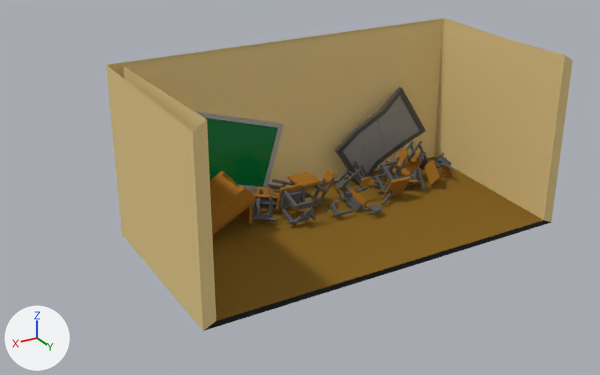
Renders of the FBX model Assets/Resources/Models/school1.FBX from each side of a commit.
Rendered twice from a camera (50 mm lens) standing at (28.0, 41.3, 18.5) and looking at (3.4, 0.3, -2.1). The lights are fixed; the arrows at lower left show +X, +Y and +Z. Where no turn or scale is listed for an object, it has been applied to the vertices. Vertices at the same position are counted once.
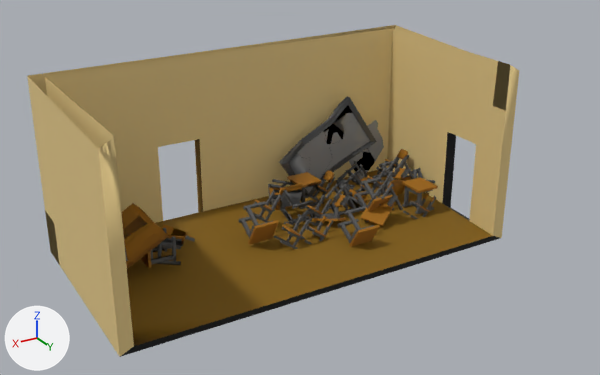
Pixel boxes [x1, y1, x2, y2] of what changed, in the pictures (600 x 375 px; the box of a moved part takes in the faces that stretch with it):
'Box001', reshaped (6% taller): before [106, 18, 573, 331]; after [27, 25, 519, 357]
part 1 of me_mesh, moved or reshaped: before [254, 186, 279, 222]; after [155, 224, 195, 265]
part 2 of me_mesh, moved or reshaped: before [194, 111, 283, 190]; after [124, 243, 128, 261]
part 3 of me_mesh, moved or reshaped: before [210, 171, 256, 235]; after [121, 203, 168, 269]
part 4 of me_mesh, rebuilt (8% wider): before [335, 87, 426, 181]; after [279, 96, 377, 195]
part 5 of me_mesh, rebuilt (6% taller): before [106, 18, 573, 331]; after [27, 25, 519, 357]
part 6 of me_mesh, deleted: before [405, 141, 455, 185]
part 7 of me_mesh, built on: before [241, 155, 423, 224]; after [238, 157, 438, 249]
part 8 of me_mesh, added: after [141, 228, 176, 268]

Edits to the bpy script that builds the scene:
```text
Change me_mesh:
    used by ob_box001; location = (0.0, 0.0, 0.0)
    remove me_mesh.from_pydata(...)  # 2405 vertices, 4525 faces; spans x -13.0..13.0, y -6.2..6.2, z -6.1..5.6
    add me_mesh.from_pydata(...)  # 4243 vertices, 8139 faces; spans x -8.4..17.6, y -6.2..6.2, z -6.1..5.6
    me_mesh part 1: the loose piece of 114 vertices spanning x 2.0..5.5, y -5.2..-1.5, z -5.0..-3.5 is moved by (7.8, 2.3, 0.0)
    me_mesh part 2: the loose piece of 24 vertices spanning x 1.5..11.2, y -5.5..-5.1, z -4.4..2.7 is turned 90 degrees about the z axis through its middle, then moved by (10.1, 5.1, 0.3)
    me_mesh part 3: the loose piece of 72 vertices spanning x 5.7..10.0, y -4.2..-0.9, z -5.0..-1.8 is moved by (6.7, 1.9, 0.0)
    me_mesh part 4: the loose piece of 82 vertices spanning x -10.1..-2.2, y -4.9..-4.1, z -5.4..1.6 is rebuilt with 90 vertices and now spans x -5.6..2.3, y -4.9..-4.1, z -5.4..1.6
    me_mesh part 5: the loose piece of 16 vertices spanning x -13.0..13.0, y -6.2..6.2, z -6.1..5.6 is rebuilt with 86 vertices and now spans x -8.4..17.6, y -6.2..6.2, z -6.1..5.6
    me_mesh part 6: 6 loose pieces with 427 vertices, spanning x -11.2..-7.1, y -3.5..-0.5, z -5.0..-2.1, are deleted
    me_mesh part 7: 200 vertices removed from x -9.6..6.0, y -4.5..-1.8, z -5.1..1.1; 2279 vertices added at x -8.1..7.1, y -4.4..3.9, z -6.0..-2.1
    me_mesh part 8: 108 vertices added at x 11.9..13.7, y -1.4..0.4, z -4.8..-3.2
```
